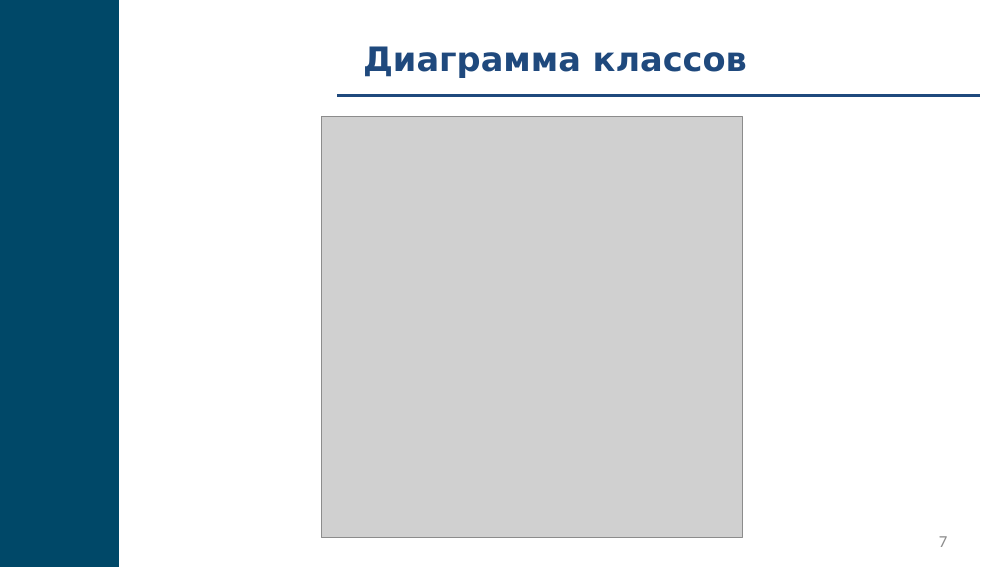
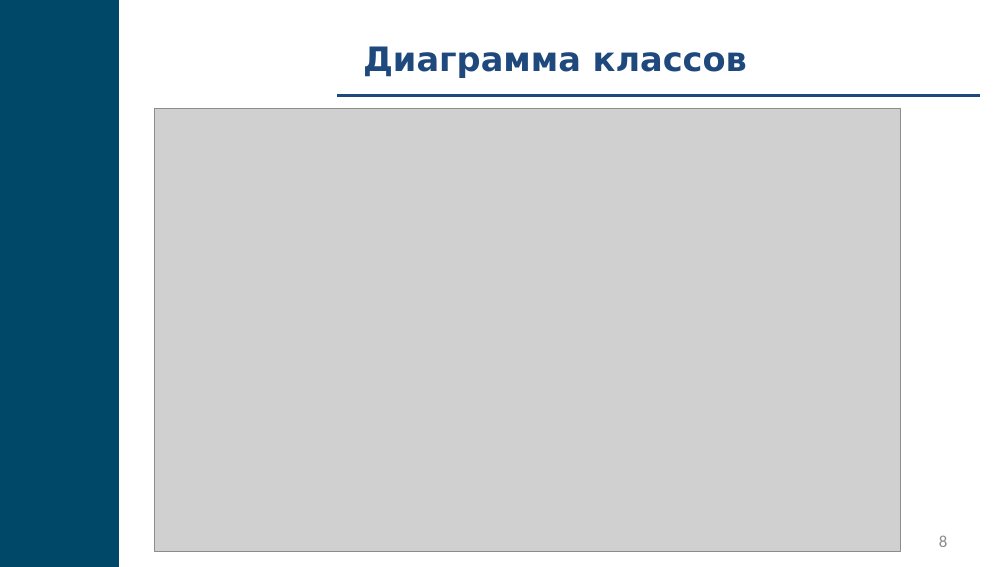
Before and after one commit to fanglores/Gagarin-2022, a slide deck: slide 8 of doc/Presentation.pptx (slide 7 before the commit). Drawn at 1008x567 pixels with LibreOffice and Linux fonts; fonts in the diff are those of the drawing; grey boxes stand for pictures. Boxes give left, top, right and bottom in pixels: in the first picture for what was removed or moved away, otherwise in the second. Text is boxed around its words. In the diff, an @@ line names an element or a change of style, - is before the commit and + after.

```diff
--- a/doc/Presentation.pptx
+++ b/doc/Presentation.pptx
@@ picture: place and size @@
-picture at box(322, 117, 742, 537)
+picture at box(155, 109, 901, 551)
@@ page number at box(939, 535, 947, 547): text changed @@
-7
+8
```
Also in this commit, not shown: 7 other slides changed, 1 slide added.
